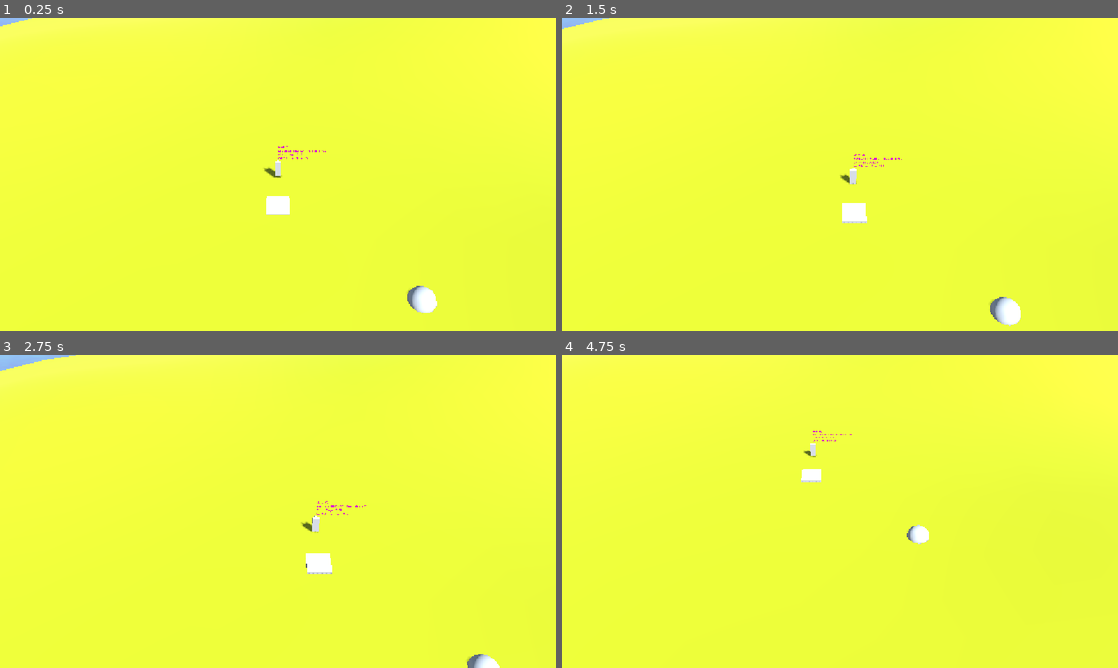
Above: before the commit, frames 1-4 (two rows, left to right).
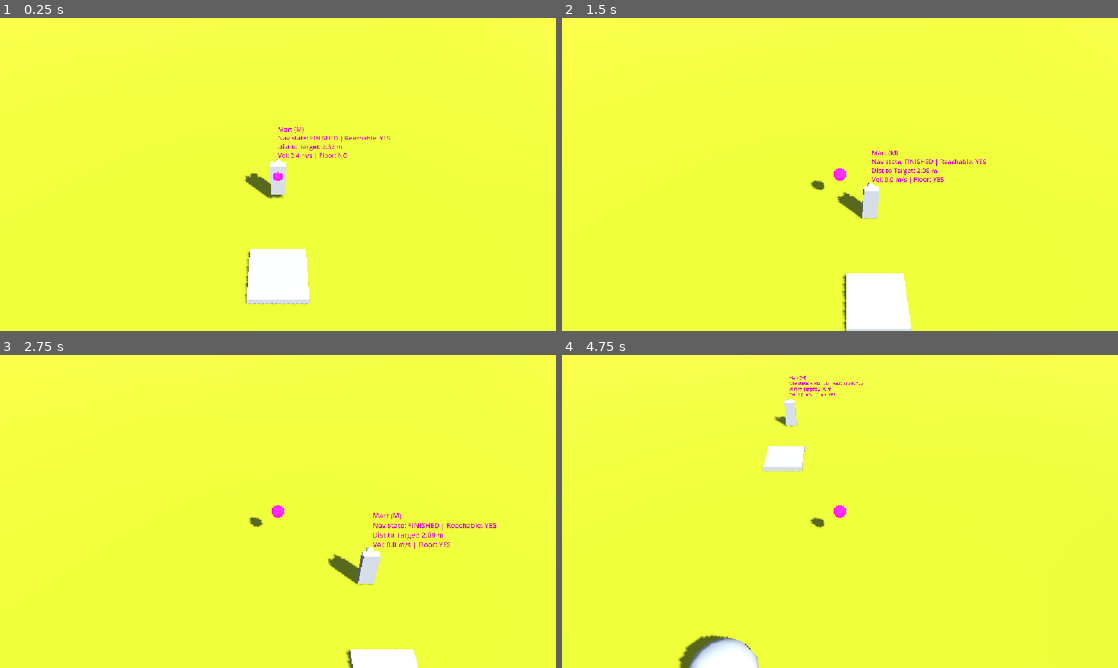
Above: after the commit, the same moments.

Repository: snowydad/Tribe
Game: Godot game, scene res://src/main/main.tscn
Same seed, same stepped clock (60 frames per second), same inputs: the game is played once before the commit and once after it. The project has no main scene, so this scene is started directly.
Inputs (mouse positions are in pixels of both pictures, inside the frame that each line leads up to):
- Up to frame 1 (0.25 s): no input
- Up to frame 2 (1.5 s): tap Enter at 0.5 s; move the mouse to (962, 158) at 0.52 s; tap 0 at 0.6 s; click (962, 158) at 0.67 s; tap Space at 1.25 s; drag from (728, 190) to (812, 237) at 1.27 s
- Up to frame 3 (2.75 s): move the mouse to (333, 442) at 2.02 s; tap 2 at 2.1 s; click (333, 442) at 2.17 s
- Up to frame 4 (4.75 s): tap Enter at 2.75 s; drag from (812, 574) to (673, 464) at 2.77 s; move the mouse to (1006, 558) at 3.52 s; tap 4 at 3.6 s; click (1006, 558) at 3.67 s; tap Space at 4.25 s; drag from (673, 464) to (756, 433) at 4.27 s

The runs differ from the first frame. In frame 1, 3.4% of the frame differs, in the area x 0-79%, y 0-95%; in frame 2, 3.9%, in the area x 0-83%, y 0-100%; in frame 3, 2.9%; in frame 4, 2.7%.

Commit message:
Camera rework

Diff:
--- /dev/null
+++ b/assets/materials/M_CameraTarget.tres
@@ -0,0 +1,6 @@
+[gd_resource type="StandardMaterial3D" format=3 uid="uid://ci6tdoqvoe6o0"]
+
+[resource]
+albedo_color = Color(1, 0, 0.8166666, 1)
+emission_enabled = true
+emission = Color(1, 0, 0.8156863, 1)
--- a/src/characters/character.tscn
+++ b/src/characters/character.tscn
@@ -28,6 +28,7 @@
 inner_radius = 0.8
 
 [node name="Character" type="CharacterBody3D" unique_id=682575563]
+collision_layer = 2
 script = ExtResource("1_5iv74")
 
 [node name="MeshInstance3D" type="MeshInstance3D" parent="." unique_id=1434398887]
--- a/src/main/camera_3d.gd
+++ b/src/main/camera_3d.gd
@@ -1,34 +1,91 @@
 # ==============================================================================
-# ФАЙЛ: src/main/camera_3d.gd
-# НАЗНАЧЕНИЕ: RTS-камера без паразитного сдвига при захвате персонажа
+# CAMERA_3D.GD — RTS / Colony Sim Контроллер Камеры (Godot 4)
 # ==============================================================================
+#
+# СТРУКТУРА УЗЛОВ В СЦЕНЕ:
+#   CameraAnchor (Node3D)          <-- [Этот скрипт висит здесь] Позиция (X, Z), наклон и слежение за Y рельефа
+#    └── SpringArm3D               <-- Отвечает за зум (Length) и защищает от проникания сквозь террейн
+#         └── Camera3D             <-- Сам узел камеры (линза), направлен строго в CameraAnchor
+#
+# КЛЮЧЕВЫЕ МЕХАНИКИ:
+# 1. 3D-Drag (Захват рельефа):
+#    При клике ЛКМ запрашивается точка на ландшафте (или на sea_level).
+#    Камера смещается так, чтобы точка оставалась под курсором.
+#
+# 2. Авто-слежение за рельефом (_adjust_height_to_terrain):
+#    Пускает луч вниз по маске terrain_collision_mask (игнорируя персонажей)
+#    и удерживает узел на высоте anchor_height_offset над землей (не опускаясь ниже sea_level).
+#
+# 3. Динамический Зум и Наклон (Pitch):
+#    Изменение длины SpringArm3D плавно пересчитывает угол наклона (lerp).
+#
+# 4. Инерция и Упругие границы (Rubber Banding):
+#    Плавный докат при броске и экспоненциальное сопротивление у краёв острова.
+# ==============================================================================
+
 extends Node3D
 
+# --- НАСТРОЙКИ ЗУМА И НАКЛОНА ---
 @export_group("Zoom & Pitch Settings")
+## Скорость приближения/отдаления при прокрутке колесика
 @export var zoom_speed: float = 1.0
+
+## Минимальная длина SpringArm3D (максимальный зум к земле)
 @export var min_zoom: float = 3.0
+
+## Максимальная длина SpringArm3D (максимальный зум вверх)
 @export var max_zoom: float = 25.0
+
+## Угол наклона (в градусах) при максимальном приближении (почти горизонт)
 @export var pitch_at_min_zoom: float = -20.0
+
+## Угол наклона (в градусах) при максимальном отдалении (вид сверху)
 @export var pitch_at_max_zoom: float = -60.0
 
-@export_group("Movement & Friction")
-@export var pan_speed: float = 1.0
+
+# --- НАСТРОЙКИ ДРАГА И РЕЛЬЕФА ---
+@export_group("Drag & Surface")
+## Высота плоскости моря (минимальный уровень Y = 0.0)
+@export var sea_level: float = 0.0
+
+## Высота удерживания якоря над поверхностью земли (в метрах)
+@export var anchor_height_offset: float = 3.0
+
+## Маска физики для террейна (Layer 1 = World), чтобы игнорировать персов
+@export_flags_3d_physics var terrain_collision_mask: int = 1
+
+
+# --- ОГРАНИЧЕНИЯ И РЕЗИНОВЫЕ ГРАНИЦЫ ---
+@export_group("Limits & Rubber Banding")
+## Минимальная граница перемещения [X_min, Z_min]
+@export var bounds_min: Vector2 = Vector2(-50.0, -50.0)
+
+## Максимальная граница перемещения [X_max, Z_max]
+@export var bounds_max: Vector2 = Vector2(50.0, 50.0)
+
+## Максимальный запас вытягивания камеры за границы (в метрах)
+@export var rubber_band_margin: float = 10.0
+
+## Скорость возвратной пружины при отпускании ЛКМ за границей
+@export var return_speed: float = 12.0
+
+
+# --- НАСТРОЙКИ ИНЕРЦИИ ---
+@export_group("Inertia")
+## Сила торможения инерции (чем больше значение, тем короче тормозной путь)
 @export var friction: float = 15.0
 
-@export_group("Rubber Band Bounds")
-@export var bounds_min: Vector2 = Vector2(-50, -50)
-@export var bounds_max: Vector2 = Vector2(50, 50)
-@export var rubber_band_margin: float = 10.0
-@export var return_speed: float = 12.0
-
+
+# --- ССЫЛКИ НА УЗЛЫ ---
 @onready var spring_arm: SpringArm3D = $SpringArm3D
 @onready var camera: Camera3D = $SpringArm3D/Camera3D
 
+# --- ВНУТРЕННИЕ ПЕРЕМЕННЫЕ ---
 var is_locked: bool = false:
 	set(value):
 		is_locked = value
 		if is_locked:
-			cancel_drag()
+			force_reset_drag()
 
 var _is_dragging: bool = false
 var _drag_plane: Plane
@@ -38,13 +95,23 @@
 func _ready() -> void:
 	_update_zoom_and_pitch()
 
-func cancel_drag() -> void:
-	_is_dragging = false
-	_drag_start_world_pos = Vector3.ZERO
-	_pan_velocity = Vector3.ZERO
-
-func force_reset_drag() -> void:
-	cancel_drag()
+func _process(delta: float) -> void:
+	# 1. Постоянно удерживаем якорь над рельефом (игнорируя персов и не тоня в воде)
+	_adjust_height_to_terrain()
+
+	if is_locked:
+		return
+
+	# 2. Отработка возврата от границ и инерции скольжения
+	if not _is_dragging:
+		if _is_position_out_of_bounds(global_position):
+			var clamped_pos = _get_clamped_position(global_position)
+			global_position = global_position.lerp(clamped_pos, return_speed * delta)
+			_pan_velocity = Vector3.ZERO
+		elif _pan_velocity.length_squared() > 0.001:
+			var target_pos = global_position + _pan_velocity * delta
+			global_position = _apply_rubber_band_to_position(target_pos)
+			_pan_velocity = _pan_velocity.lerp(Vector3.ZERO, friction * delta)
 
 func _unhandled_input(event: InputEvent) -> void:
 	if is_locked:
@@ -59,30 +126,34 @@
 			if event.pressed:
 				_start_drag(event.position)
 			else:
-				_stop_drag()
+				cancel_drag()
 
 	elif event is InputEventMouseMotion and _is_dragging:
 		var current_world_pos = _get_ground_position(event.position)
 		if current_world_pos != Vector3.ZERO:
-			var move_delta = _drag_start_world_pos - current_world_pos
-			var target_pos = global_position + move_delta
+			var delta_pos = _drag_start_world_pos - current_world_pos
+			var target_pos = global_position + delta_pos
 
 			global_position = _apply_rubber_band_to_position(target_pos)
-			_pan_velocity = move_delta / get_process_delta_time()
-
-func _process(delta: float) -> void:
-	if is_locked or _is_dragging:
-		return
-
-	# Инерция и возврат от границ
-	if _is_position_out_of_bounds(global_position):
-		var clamped_pos = _get_clamped_position(global_position)
-		global_position = global_position.lerp(clamped_pos, return_speed * delta)
-		_pan_velocity = Vector3.ZERO
-	elif _pan_velocity.length_squared() > 0.001:
-		var target_pos = global_position + _pan_velocity * delta
-		global_position = _apply_rubber_band_to_position(target_pos)
-		_pan_velocity = _pan_velocity.lerp(Vector3.ZERO, friction * delta)
+			_pan_velocity = delta_pos / get_process_delta_time()
+
+## Подгоняет высоту Y якоря под рельеф острова (игнорирует персов и не тонет ниже sea_level)
+func _adjust_height_to_terrain() -> void:
+	var space_state = get_world_3d().direct_space_state
+	var ray_from = Vector3(global_position.x, 100.0, global_position.z)
+	var ray_to = Vector3(global_position.x, -50.0, global_position.z)
+
+	var query = PhysicsRayQueryParameters3D.create(ray_from, ray_to)
+	query.collision_mask = terrain_collision_mask
+
+	var result = space_state.intersect_ray(query)
+
+	var ground_y: float = sea_level
+	if result:
+		ground_y = maxf(result.position.y, sea_level)
+
+	var target_y = ground_y + anchor_height_offset
+	global_position.y = lerp(global_position.y, target_y, 0.15)
 
 func _start_drag(mouse_pos: Vector2) -> void:
 	_drag_plane = Plane(Vector3.UP, global_position.y)
@@ -90,10 +161,15 @@
 	if hit_pos != Vector3.ZERO:
 		_is_dragging = true
 		_drag_start_world_pos = hit_pos
-
-func _stop_drag() -> void:
+		_pan_velocity = Vector3.ZERO
+
+func cancel_drag() -> void:
 	_is_dragging = false
 	_drag_start_world_pos = Vector3.ZERO
+
+func force_reset_drag() -> void:
+	cancel_drag()
+	_pan_velocity = Vector3.ZERO
 
 func _get_ground_position(mouse_pos: Vector2) -> Vector3:
 	if not camera:
--- a/src/main/main.tscn
+++ b/src/main/main.tscn
@@ -5,6 +5,8 @@
 [ext_resource type="PackedScene" uid="uid://cdh370sbee1wm" path="res://src/characters/character.tscn" id="2_ab7mr"]
 [ext_resource type="Script" uid="uid://221kfc7owpk" path="res://src/main/PlayerInputManager.gd" id="2_jkpqq"]
 [ext_resource type="Script" uid="uid://d28827n4sjcwa" path="res://src/main/camera_3d.gd" id="3_djufw"]
+[ext_resource type="Material" uid="uid://ci6tdoqvoe6o0" path="res://assets/materials/M_CameraTarget.tres" id="5_jqarl"]
+[ext_resource type="Material" uid="uid://ck5o04nlff80n" path="res://assets/models/M_Ground.tres" id="7_30cu5"]
 
 [sub_resource type="ProceduralSkyMaterial" id="ProceduralSkyMaterial_frqgp"]
 
@@ -18,8 +20,16 @@
 ambient_light_color = Color(0.24705882, 0.42352942, 1, 1)
 tonemap_mode = 2
 
-[sub_resource type="SphereShape3D" id="SphereShape3D_j07er"]
-radius = 0.2
+[sub_resource type="SphereShape3D" id="SphereShape3D_jqarl"]
+
+[sub_resource type="SphereMesh" id="SphereMesh_csncc"]
+radius = 0.25
+height = 0.5
+
+[sub_resource type="CylinderMesh" id="CylinderMesh_j07er"]
+top_radius = 8.0
+bottom_radius = 10.0
+height = 10.0
 
 [node name="Main" type="Node3D" unique_id=1651533966]
 script = ExtResource("1_ab7mr")
@@ -39,16 +49,25 @@
 directional_shadow_pancake_size = 100.0
 
 [node name="CameraAnchor" type="Node3D" parent="." unique_id=1779606153]
-transform = Transform3D(1, 0, 0, 0, 0.7071068, 0.7071068, 0, -0.7071068, 0.7071068, 0, 15, 15)
+transform = Transform3D(1, 0, 0, 0, 0.99999994, 0, 0, 0, 0.99999994, 0, 0, 0)
 script = ExtResource("3_djufw")
+anchor_height_offset = 1.5
+bounds_min = Vector2(-90, -90)
+bounds_max = Vector2(90, 90)
 
 [node name="SpringArm3D" type="SpringArm3D" parent="CameraAnchor" unique_id=1569430973]
-shape = SubResource("SphereShape3D_j07er")
+shape = SubResource("SphereShape3D_jqarl")
 spring_length = 15.0
 margin = 0.2
 
 [node name="Camera3D" type="Camera3D" parent="CameraAnchor/SpringArm3D" unique_id=260273288]
+transform = Transform3D(1, 0, 0, 0, 1, 0, 0, 0, 1, 0, 0, 14.899951)
 fov = 45.0
+
+[node name="CameraTarget" type="MeshInstance3D" parent="CameraAnchor" unique_id=1220761795]
+transform = Transform3D(1, 0, 0, 0, 0.69437253, 0.7196156, 0, -0.7196156, 0.69437253, 0, 0.004198551, 0.034011826)
+material_override = ExtResource("5_jqarl")
+mesh = SubResource("SphereMesh_csncc")
 
 [node name="Character" parent="." unique_id=682575563 instance=ExtResource("2_ab7mr")]
 transform = Transform3D(1, 0, 0, 0, 1, 0, 0, 0, 1, 0, 2.620082, 0)
@@ -58,5 +77,15 @@
 size = Vector3(2, 2, 2)
 
 [node name="CSGSphere3D" type="CSGSphere3D" parent="." unique_id=714643722]
-transform = Transform3D(1, 0, 0, 0, 1, 0, 0, 0, 1, 9.820326, 1.3312626, 12.682752)
+transform = Transform3D(1, 0, 0, 0, 1, 0, 0, 0, 1, -0.28200722, 2.3462727, 16.016521)
 radius = 1.0
+
+[node name="Island" type="MeshInstance3D" parent="." unique_id=1500141399]
+transform = Transform3D(1, 0, 0, 0, 1, 0, 0, 0, 1, -70.50647, -4.0107117, 69.45219)
+material_override = ExtResource("7_30cu5")
+mesh = SubResource("CylinderMesh_j07er")
+
+[node name="Island2" type="MeshInstance3D" parent="." unique_id=800087782]
+transform = Transform3D(1, 0, 0, 0, 1, 0, 0, 0, 1, 69.73374, -4.0107117, -72.38322)
+material_override = ExtResource("7_30cu5")
+mesh = SubResource("CylinderMesh_j07er")
